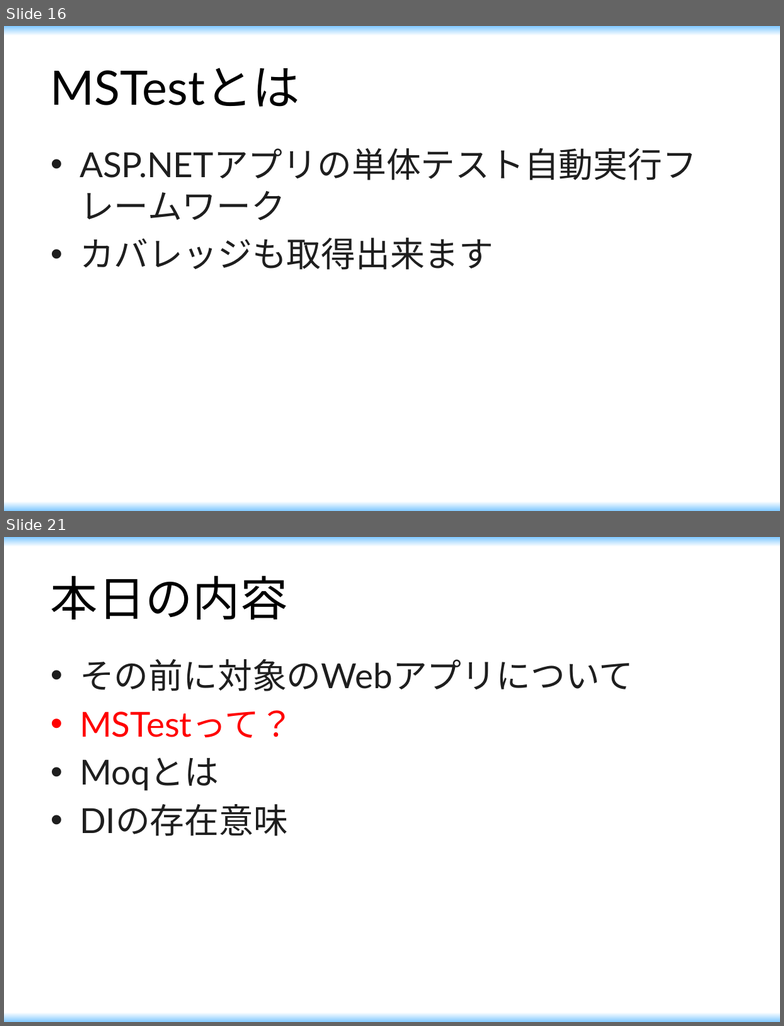
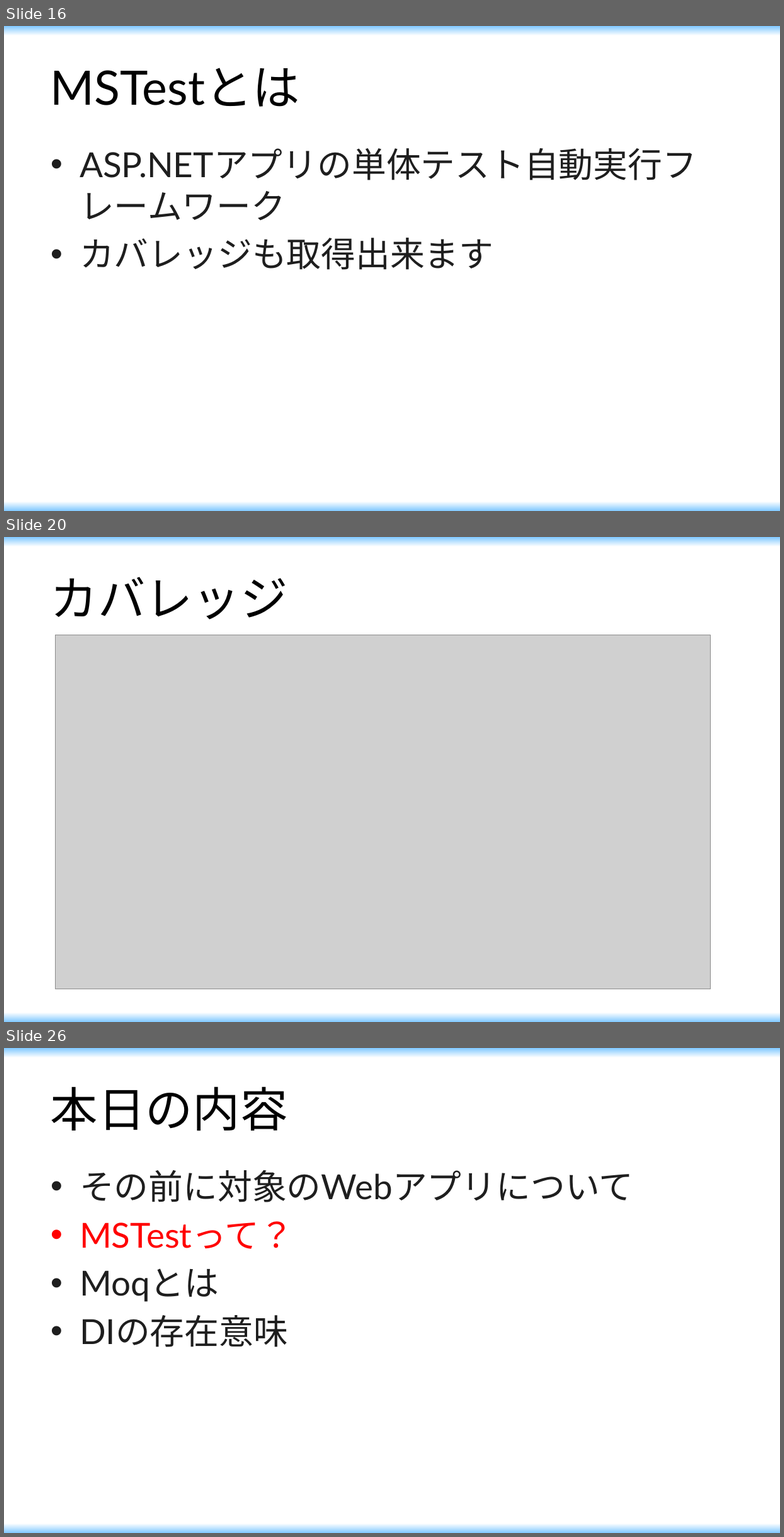
Before and after one commit to maikitakeda/first, a slide deck: document/勉強会.pptx. Shown one above the other, each under a label of ours: slides 16 and 21 before the commit, slides 16, 20 and 26 after it; the slides between them are not shown. The pictures are 784x1026 and 784x1537 pixels, drawn with LibreOffice and Linux fonts; fonts in the diff are those of the drawing; grey boxes stand for pictures. Boxes give left, top, right and bottom in pixels: in the first picture for what was removed or moved away, otherwise in the second. Text is boxed around its words. In the diff, an @@ line names an element or a change of style, - is before the commit and + after.

```diff
--- a/document/勉強会.pptx
+++ b/document/勉強会.pptx
@@ slide 20 added at (4,537,780,1022), background gradient #80C8FF to #FFFFFF @@
@@ title added at (51,577,288,620), 44 pt, text #000000 @@
+カバレッジ
@@ picture added at (55,635,710,989) @@
@@ what was slide 21 is now slide 26 @@
```
Also in this commit, not shown: 4 slides changed, 9 other slides added, 1 slide removed.
